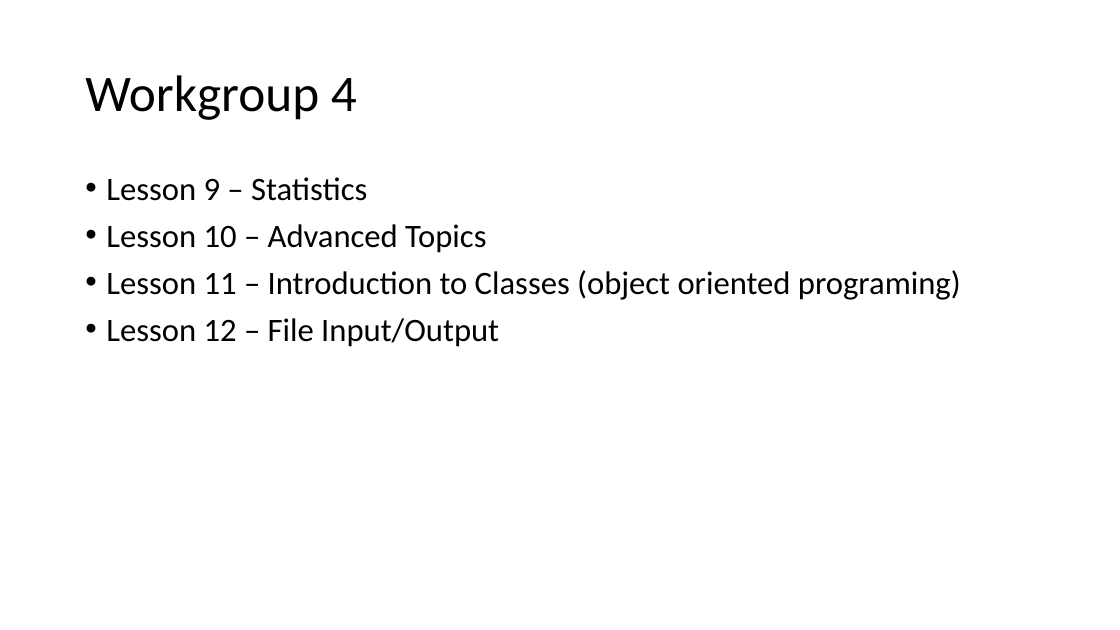
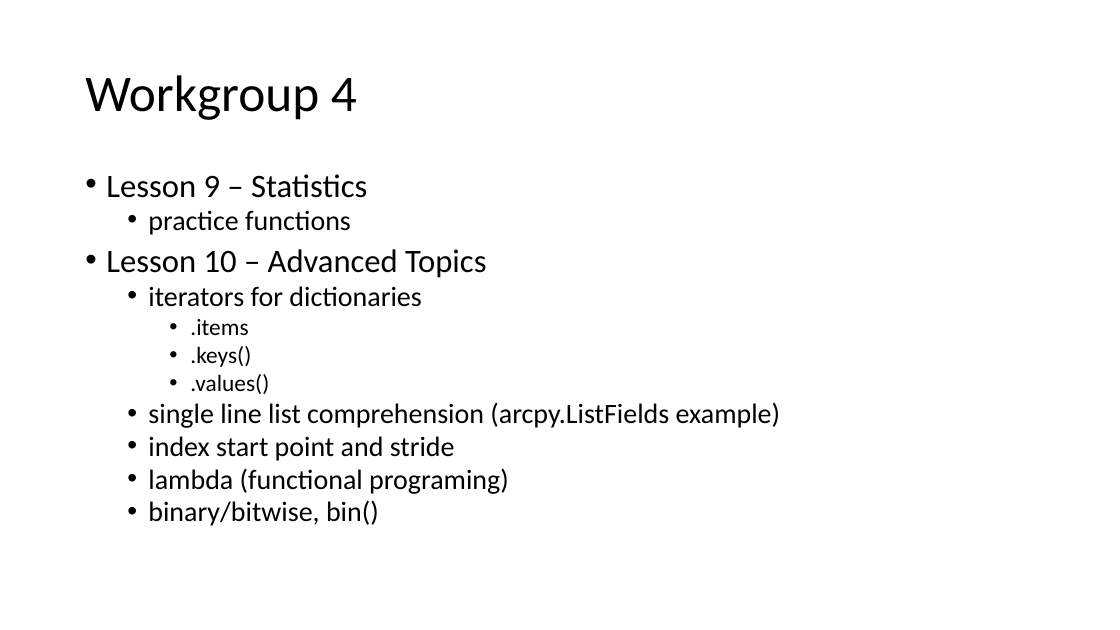
Before and after one commit to jbousquin/py_workgroup, a slide deck: slide 2 of slides/GED_Python_Workgroup_2018_01_30.pptx. Drawn at 1120x630 pixels with LibreOffice and Linux fonts; fonts in the diff are those of the drawing. Boxes give left, top, right and bottom in pixels: in the first picture for what was removed or moved away, otherwise in the second. Text is boxed around its words. In the diff, an @@ line names an element or a change of style, - is before the commit and + after.

```diff
--- a/slides/GED_Python_Workgroup_2018_01_30.pptx
+++ b/slides/GED_Python_Workgroup_2018_01_30.pptx
@@ text at <box>106,174,486,278</box>: line spacing 0.9 to 0.8 @@
@@ text at <box>148,210,351,235</box>: paragraph added @@
+  • practice functions
@@ text at <box>148,286,780,526</box>: text changed; size 28 to 24 pt @@
-• Lesson 11 – Introduction to Classes (object oriented programing)
-• Lesson 12 – File Input/Output
+  • iterators for dictionaries
+    • .items
+    • .keys()
+    • .values()
+  • single line list comprehension (arcpy.ListFields example)
+  • index start point and stride
+  • lambda (functional programing)
+  • binary/bitwise, bin()
```
Also in this commit, not shown: 1 slide removed, 3 other files.
